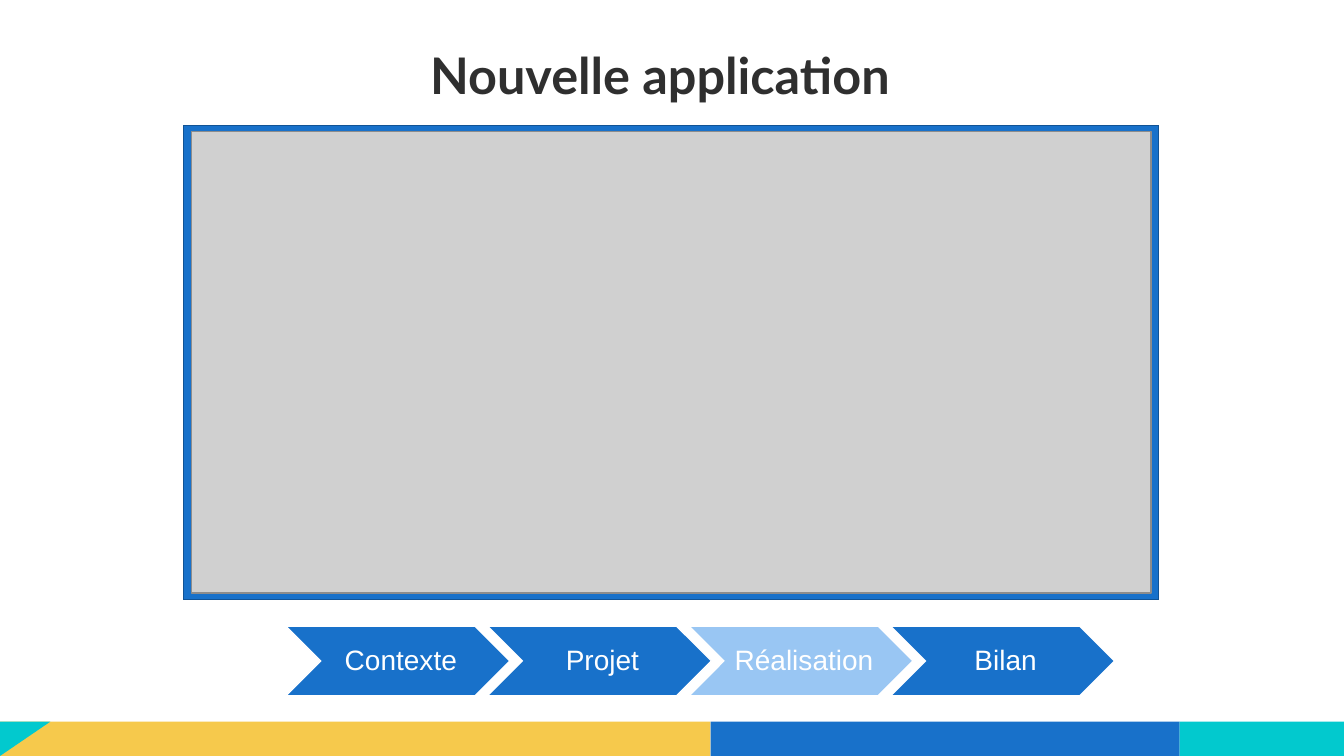
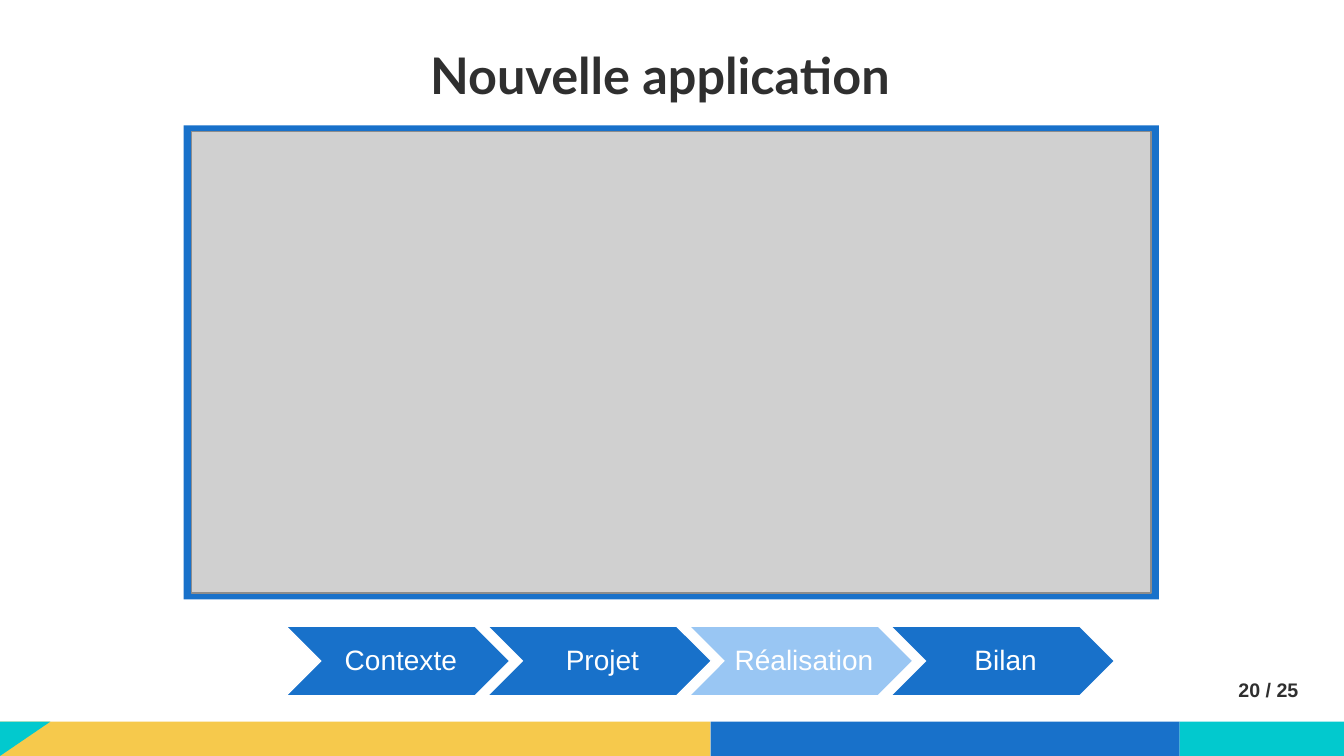
Before and after one commit to MAGREMENT/Memoire, a slide deck: slide 20 of Présentation.pptx (slide 17 before the commit). Drawn at 1344x756 pixels with LibreOffice and Linux fonts; fonts in the diff are those of the drawing; grey boxes stand for pictures. Boxes give left, top, right and bottom in pixels: in the first picture for what was removed or moved away, otherwise in the second. Text is boxed around its words. In the diff, an @@ line names an element or a change of style, - is before the commit and + after.

```diff
--- a/Présentation.pptx
+++ b/Présentation.pptx
@@ rectangle at (x1=184, y1=125, x2=1158, y2=599): outline #125495 1 pt to none @@
@@ text added at (x1=1238, y1=683, x2=1299, y2=697), 14 pt, text #2F2F2F, bold @@
+20 / 25
```
Also in this commit, not shown: 20 other slides changed, 13 slides added, 1 slide removed, 1 other file.
